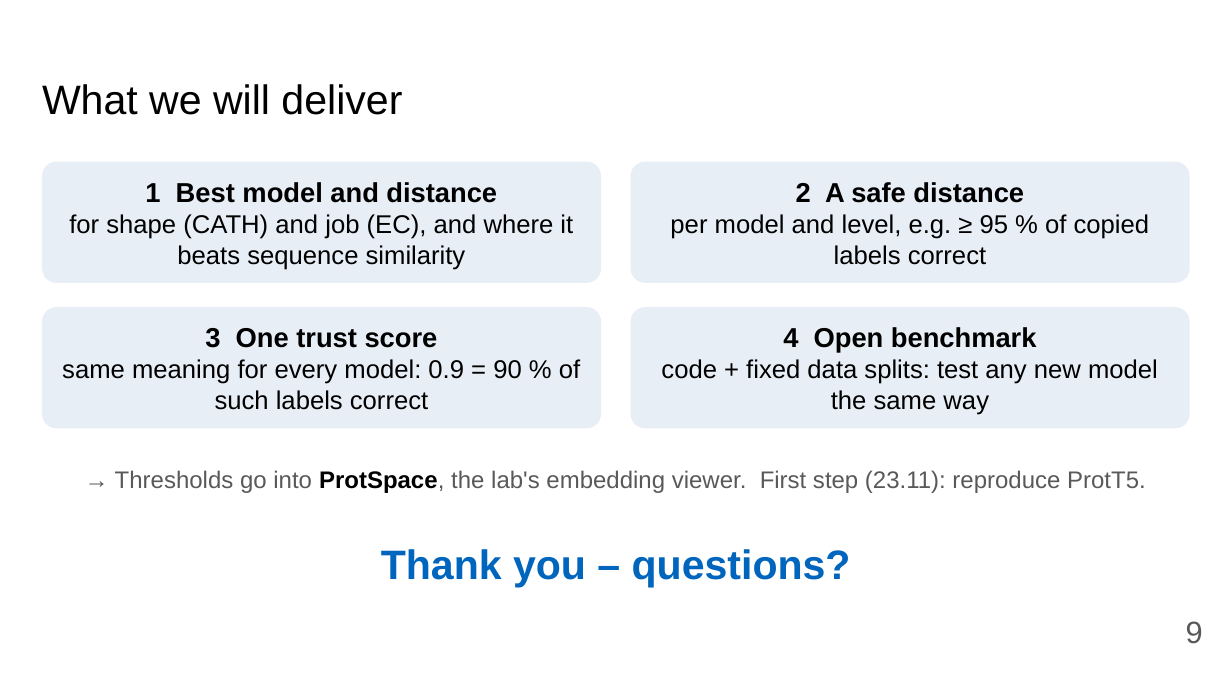
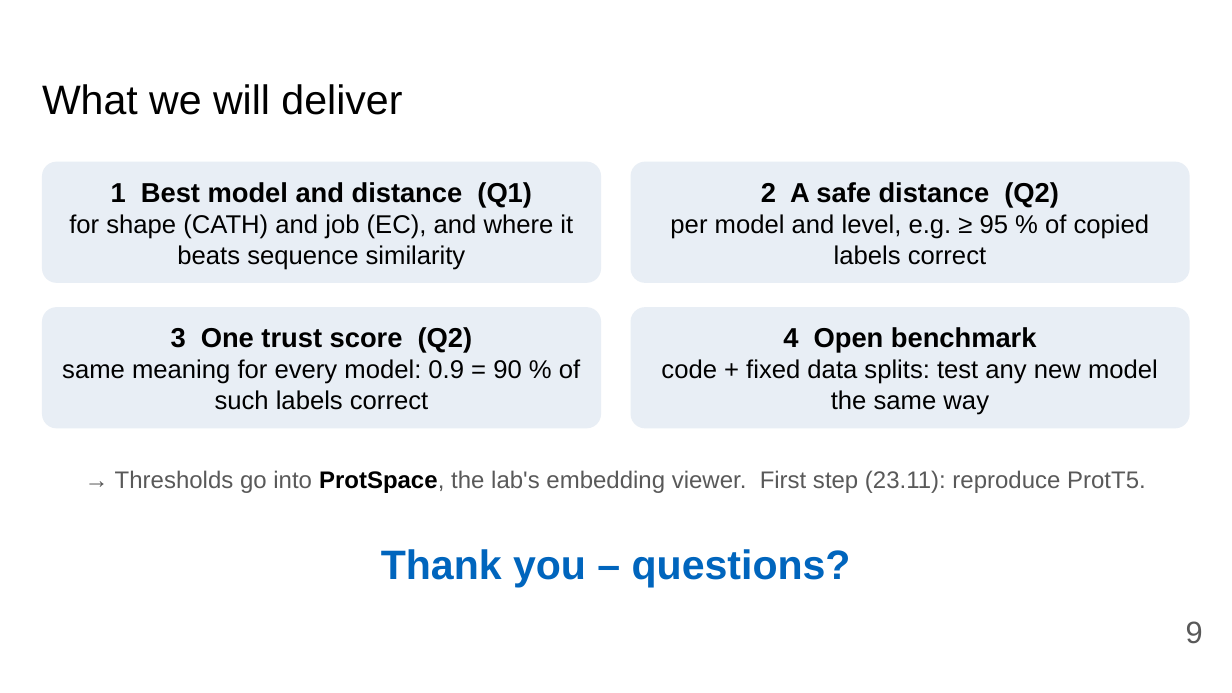
Before and after one commit to Pollysoma/protein-prediction-project-2, a slide deck: slide 9 of presentation/2026-11-02_pitch.pptx. Drawn at 1232x693 pixels with LibreOffice and Linux fonts; fonts in the diff are those of the drawing. Boxes give left, top, right and bottom in pixels: in the first picture for what was removed or moved away, otherwise in the second. Text is boxed around its words. In the diff, an @@ line names an element or a change of style, - is before the commit and + after.

```diff
--- a/presentation/2026-11-02_pitch.pptx
+++ b/presentation/2026-11-02_pitch.pptx
@@ text in rounded rectangle at [111,182,532,208]: text changed @@
-1 Best model and distance
+1 Best model and distance (Q1)
@@ text in rounded rectangle at [761,182,1059,208]: text changed @@
-2 A safe distance
+2 A safe distance (Q2)
@@ text in rounded rectangle at [171,327,473,353]: text changed @@
-3 One trust score
+3 One trust score (Q2)
```
Also in this commit, not shown: 7 other slides changed, 1 slide added, 1 slide removed, 2 other files.
